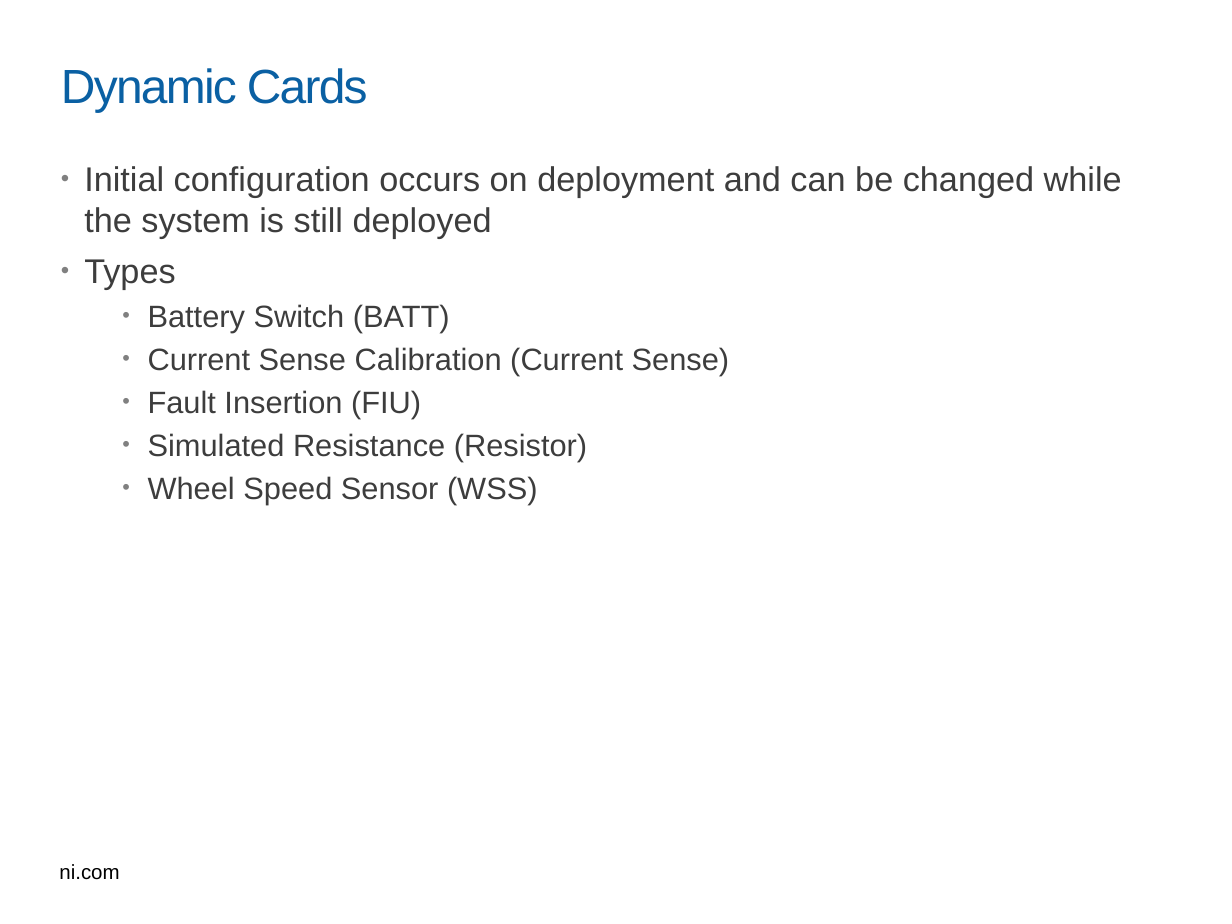
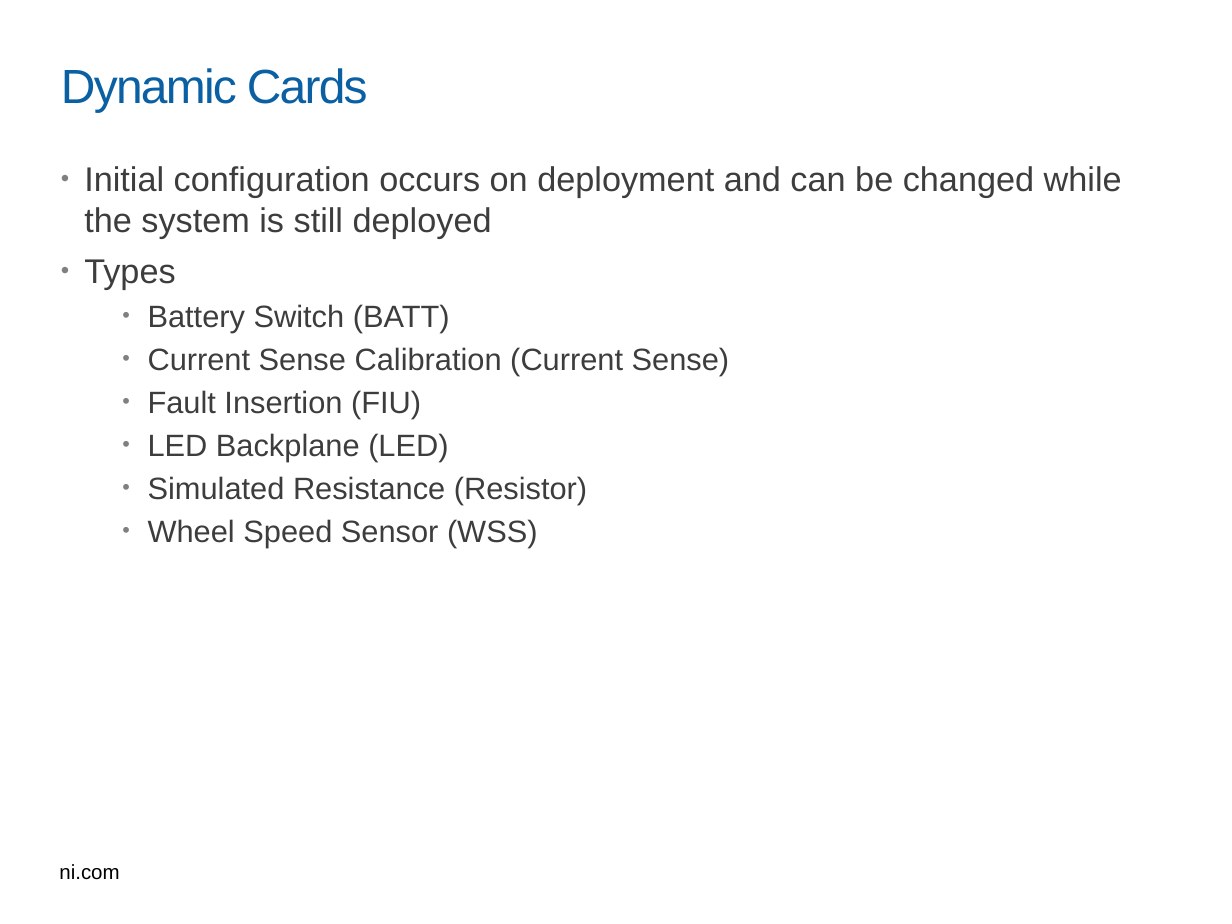
Before and after one commit to NIVeriStandAdd-Ons/DET-SPI-Tool, a slide deck: slide 12 of Documentation/SLSC Configuration Custom Device.pptx. Drawn at 1232x924 pixels with LibreOffice and Linux fonts; fonts in the diff are those of the drawing; background and template pictures are left out. Boxes give left, top, right and bottom in pixels: in the first picture for what was removed or moved away, otherwise in the second. Text is boxed around its words. In the diff, an @@ line names an element or a change of style, - is before the commit and + after.

```diff
--- a/Documentation/SLSC Configuration Custom Device.pptx
+++ b/Documentation/SLSC Configuration Custom Device.pptx
@@ text at box(148, 433, 448, 462): paragraph added @@
+  • LED Backplane (LED)
```
Also in this commit, not shown: 3 other slides changed, 1 slide added, 12 other files.
